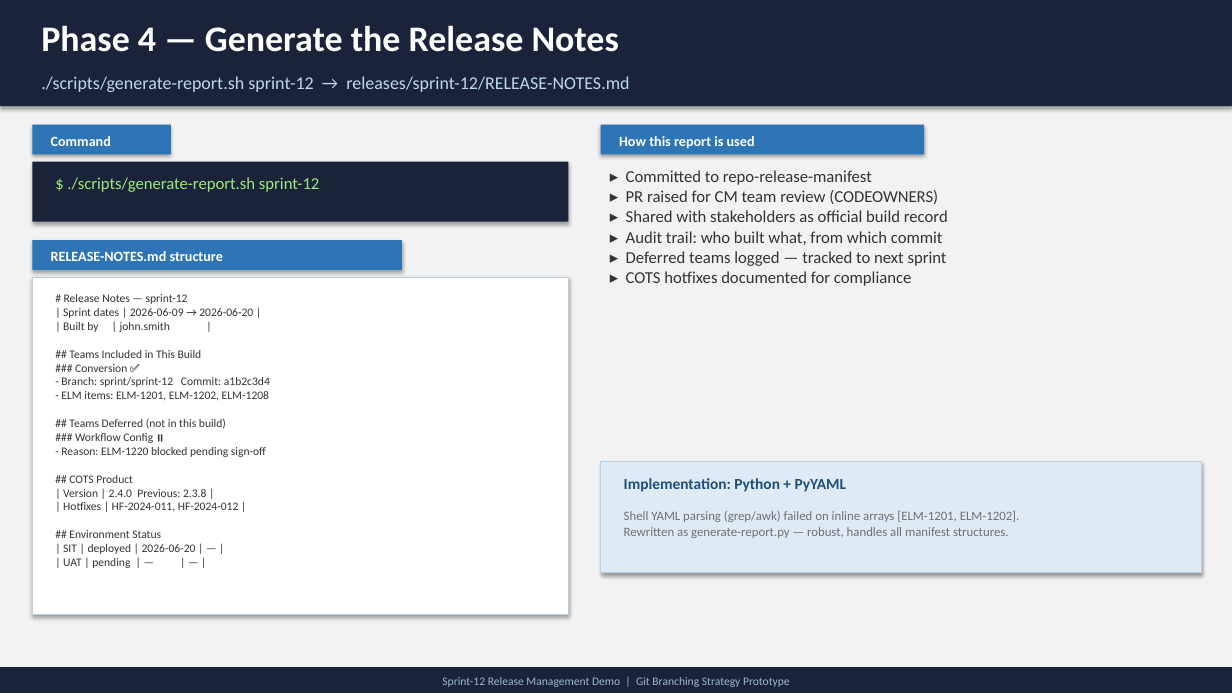
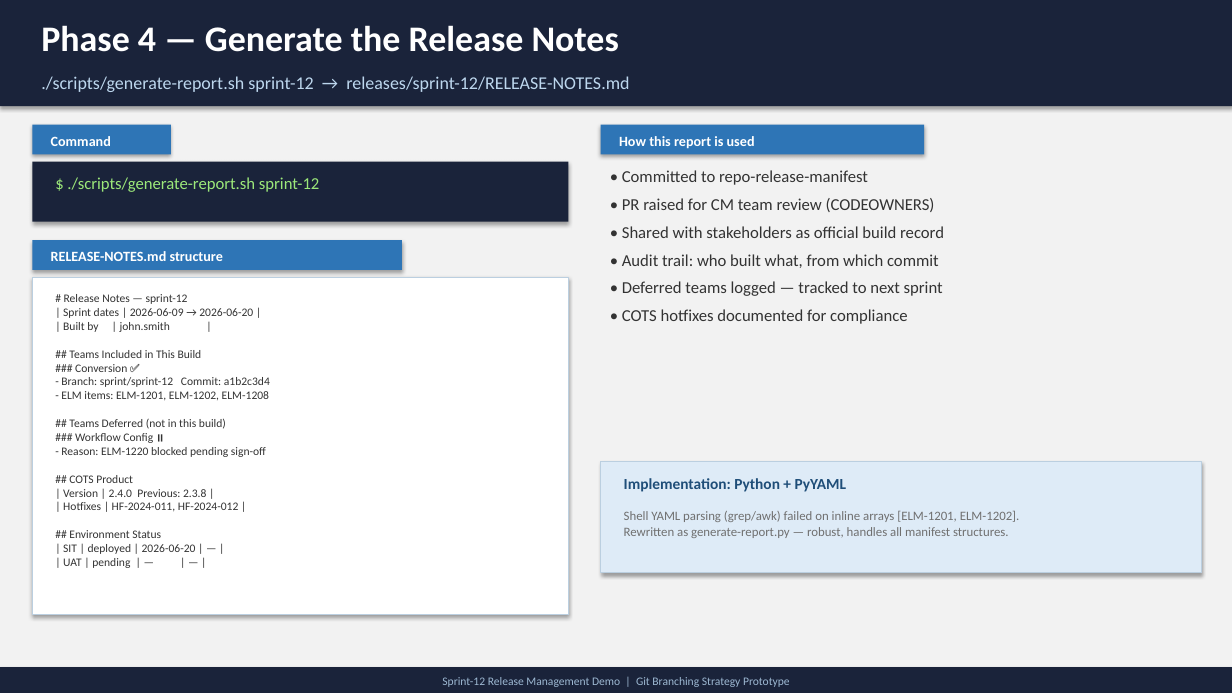
Before and after one commit to satishreddy13/repo-release-manifest, a slide deck: slide 7 of docs/sprint-12-demo.pptx. Drawn at 1232x693 pixels with LibreOffice and Linux fonts; fonts in the diff are those of the drawing. Boxes give left, top, right and bottom in pixels: in the first picture for what was removed or moved away, otherwise in the second. Text is boxed around its words. In the diff, an @@ line names an element or a change of style, - is before the commit and + after.

```diff
--- a/docs/sprint-12-demo.pptx
+++ b/docs/sprint-12-demo.pptx
@@ text at box(622, 170, 944, 324): text changed @@
-▸ Committed to repo-release-manifest
-▸ PR raised for CM team review (CODEOWNERS)
-▸ Shared with stakeholders as official build record
-▸ Audit trail: who built what, from which commit
-▸ Deferred teams logged — tracked to next sprint
-▸ COTS hotfixes documented for compliance
+• Committed to repo-release-manifest
+• PR raised for CM team review (CODEOWNERS)
+• Shared with stakeholders as official build record
+• Audit trail: who built what, from which commit
+• Deferred teams logged — tracked to next sprint
+• COTS hotfixes documented for compliance
```
Also in this commit, not shown: 4 other slides changed, 13 other files.
